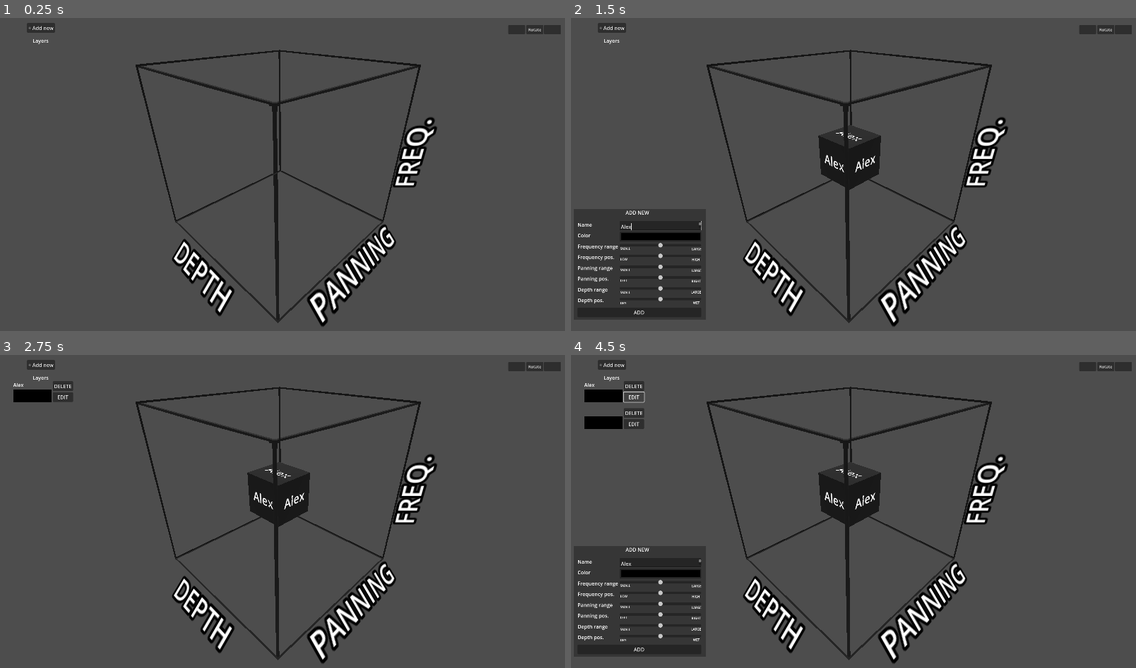
Above: before the commit, frames 1-4 (two rows, left to right).
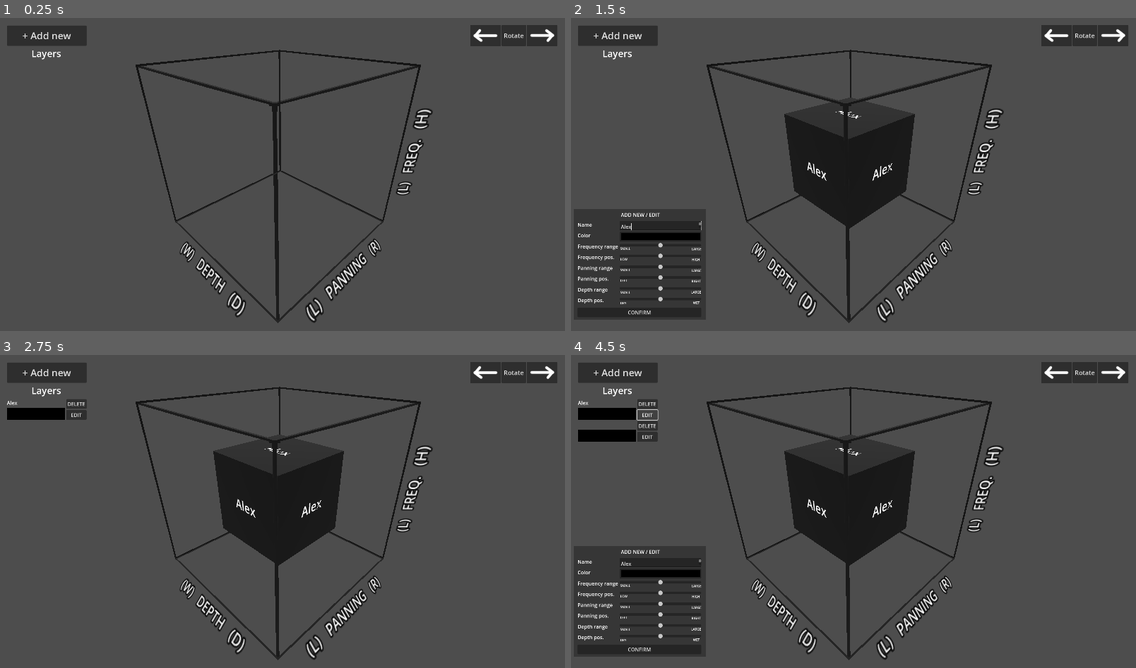
Above: after the commit, the same moments.

Repository: Maxi0272/DDU-eksamen
Game: Godot game, scene res://main.tscn
The game is run twice, just before and just after one commit, with the same random seed, the same clock (stepped at 60 frames per second) and the same inputs.
Inputs (mouse positions are in pixels of both pictures, inside the frame that each line leads up to):
- Up to frame 1 (0.25 s): no input
- Up to frame 2 (1.5 s): click "+ Add new" at 0.5 s; click (661, 224) at 1.27 s; type "Alex" at 1.35 s
- Up to frame 3 (2.75 s): click "ADD" (after the commit: "CONFIRM") at 2 s
- Up to frame 4 (4.5 s): click "+ Add new" at 2.75 s; click "ADD" (after the commit: "CONFIRM") at 3.5 s; click "EDIT" at 4.25 s

The runs differ from the first frame. In frame 1, 5.0% of the frame differs, in the area x 1-100%, y 1-99%; in frame 2, 10%; in frame 3, 11%; in frame 4, 12%.

Commit message:
UI ændringer, text size, layers kan fylde hele skærmen

Diff:
--- a/Program/main.tscn
+++ b/Program/main.tscn
@@ -1,10 +1,11 @@
-[gd_scene load_steps=7 format=3 uid="uid://ce6m8secxwxlj"]
+[gd_scene load_steps=8 format=3 uid="uid://ce6m8secxwxlj"]
 
 [ext_resource type="Shader" path="res://main.gdshader" id="1_j7sod"]
 [ext_resource type="Script" path="res://main.gd" id="1_uis4v"]
 [ext_resource type="Script" path="res://Box_list_container.gd" id="3_6u030"]
 [ext_resource type="Script" path="res://Camera_point.gd" id="4_6qh1k"]
 [ext_resource type="PackedScene" uid="uid://cq6ckwwmv3k7g" path="res://new_box.tscn" id="5_i3mma"]
+[ext_resource type="Texture2D" uid="uid://cfeie2h0sp4b1" path="res://Untitled-1.png" id="5_nke22"]
 
 [sub_resource type="ShaderMaterial" id="ShaderMaterial_c4s5m"]
 render_priority = 1
@@ -39,85 +40,104 @@
 size = Vector3(100, 100, 100)
 
 [node name="Panning" type="Label3D" parent="Outerbox"]
-transform = Transform3D(-4.37114e-08, -0.707107, 0.707107, 0, 0.707107, 0.707107, -1, 3.09086e-08, -3.09086e-08, 60, -45, 0)
+transform = Transform3D(-4.37114e-08, -0.707107, 0.707107, 0, 0.707107, 0.707107, -1, 3.09086e-08, -3.09086e-08, 55, -55, 0)
 pixel_size = 0.5
 double_sided = false
-text = "PANNING"
+text = "(L)   PANNING   (R)"
+font_size = 16
+outline_size = 6
 
 [node name="Panning2" type="Label3D" parent="Outerbox"]
-transform = Transform3D(-4.37114e-08, 0.707107, -0.707107, 0, 0.707107, 0.707107, 1, 3.09086e-08, -3.09086e-08, -60, -45, 0)
+transform = Transform3D(-4.37114e-08, 0.707107, -0.707107, 0, 0.707107, 0.707107, 1, 3.09086e-08, -3.09086e-08, -55, -55, 2.08165e-12)
 pixel_size = 0.5
 double_sided = false
-text = "PANNING"
+text = "(R)   PANNING   (L)"
+font_size = 16
+outline_size = 6
 
 [node name="Depth" type="Label3D" parent="Outerbox"]
-transform = Transform3D(1, 0, 0, 0, 0.707107, 0.707107, 0, -0.707107, 0.707107, 0, -50, 60)
+transform = Transform3D(1, 0, 0, 0, 0.707107, 0.707107, 0, -0.707107, 0.707107, 2.08165e-12, -55, 55)
 pixel_size = 0.5
 double_sided = false
-text = "DEPTH"
+text = "(W)   DEPTH   (D)"
+font_size = 16
+outline_size = 6
 
 [node name="Depth2" type="Label3D" parent="Outerbox"]
-transform = Transform3D(-1, 6.18172e-08, -6.18172e-08, 0, 0.707107, 0.707107, 8.74228e-08, 0.707107, -0.707107, 0, -50, -60)
+transform = Transform3D(-1, 6.18172e-08, -6.18172e-08, 0, 0.707107, 0.707107, 8.74228e-08, 0.707107, -0.707107, 2.08165e-12, -55, -55)
 pixel_size = 0.5
 double_sided = false
-text = "DEPTH"
+text = "(D)   DEPTH   (W)"
+font_size = 16
+outline_size = 6
 
 [node name="freq" type="Label3D" parent="Outerbox"]
 transform = Transform3D(-3.09086e-08, -0.707107, 0.707107, 1, -4.37114e-08, 0, 3.09086e-08, 0.707107, 0.707107, 55, 0, -55)
 pixel_size = 0.5
 double_sided = false
-text = "FREQ."
+text = "(L)   FREQ.   (H)"
+font_size = 16
+outline_size = 6
 
 [node name="freq1" type="Label3D" parent="Outerbox"]
 transform = Transform3D(9.27259e-08, -0.707107, -0.707107, 1, 4.37114e-08, 8.74228e-08, -3.09086e-08, -0.707107, 0.707107, 55, 0, 55)
 pixel_size = 0.5
 double_sided = false
-text = "FREQ."
+text = "(L)   FREQ.   (H)"
+font_size = 16
+outline_size = 6
 
 [node name="freq2" type="Label3D" parent="Outerbox"]
 transform = Transform3D(3.09086e-08, 0.707107, -0.707107, 1, -4.37114e-08, 0, -3.09086e-08, -0.707107, -0.707107, -55, 0, 55)
 pixel_size = 0.5
 double_sided = false
-text = "FREQ."
+text = "(L)   FREQ.   (H)"
+font_size = 16
+outline_size = 6
 
 [node name="freq3" type="Label3D" parent="Outerbox"]
 transform = Transform3D(3.09086e-08, 0.707107, 0.707107, 1, -4.37114e-08, 0, 3.09086e-08, 0.707107, -0.707107, -55, 0, -55)
 pixel_size = 0.5
 double_sided = false
-text = "FREQ."
+text = "(L)   FREQ.   (H)"
+font_size = 16
+outline_size = 6
 
 [node name="Canvas_layer" type="CanvasLayer" parent="."]
 
 [node name="HUD" type="Control" parent="Canvas_layer"]
 layout_mode = 3
-anchors_preset = 0
-offset_right = 1154.0
-offset_bottom = 428.0
+anchor_right = 0.037
+anchor_bottom = 0.08
+offset_right = 1087.4
+offset_bottom = 348.0
 
 [node name="Box_list_container" type="VBoxContainer" parent="Canvas_layer/HUD"]
 layout_mode = 0
-offset_left = 42.0
-offset_top = 84.0
-offset_right = 233.0
-offset_bottom = 253.0
+offset_left = 22.0
+offset_top = 141.0
+offset_right = 276.0
+offset_bottom = 164.0
 script = ExtResource("3_6u030")
 
 [node name="Layers_text" type="RichTextLabel" parent="Canvas_layer/HUD"]
 layout_mode = 2
-offset_left = 100.0
-offset_top = 61.0
-offset_right = 176.0
-offset_bottom = 83.0
+offset_left = 92.0
+offset_top = 92.0
+offset_right = 194.0
+offset_bottom = 138.0
 size_flags_vertical = 3
+theme_override_font_sizes/normal_font_size = 30
 text = " Layers"
 scroll_active = false
 
 [node name="add_new" type="Button" parent="Canvas_layer/HUD"]
 layout_mode = 0
-offset_left = 86.0
-offset_top = 16.0
-offset_right = 175.0
-offset_bottom = 47.0
+offset_left = 22.0
+offset_top = 24.0
+offset_right = 276.0
+offset_bottom = 89.0
+theme_override_font_sizes/font_size = 31
 text = "+ Add new"
 
 [node name="New_box" parent="Canvas_layer/HUD" instance=ExtResource("5_i3mma")]
@@ -130,25 +150,28 @@
 
 [node name="Right" type="Button" parent="Canvas_layer/HUD"]
 layout_mode = 0
-offset_left = 1733.0
+offset_left = 1678.0
 offset_top = 22.0
-offset_right = 1787.0
-offset_bottom = 52.0
+offset_right = 1776.0
+offset_bottom = 90.0
+icon = ExtResource("5_nke22")
 
 [node name="Left" type="Button" parent="Canvas_layer/HUD"]
 layout_mode = 0
-offset_left = 1619.0
-offset_top = 22.0
-offset_right = 1673.0
-offset_bottom = 52.0
+offset_left = 1596.0
+offset_top = 90.0
+offset_right = 1694.0
+offset_bottom = 158.0
+rotation = 3.14159
+icon = ExtResource("5_nke22")
 
 [node name="Middle" type="Button" parent="Canvas_layer/HUD"]
 layout_mode = 0
-offset_left = 1677.0
+offset_left = 1598.0
 offset_top = 22.0
-offset_right = 1731.0
-offset_bottom = 52.0
-theme_override_font_sizes/font_size = 13
+offset_right = 1676.0
+offset_bottom = 90.0
+theme_override_font_sizes/font_size = 20
 toggle_mode = true
 text = "Rotate"
 
--- a/Program/new_box.tscn
+++ b/Program/new_box.tscn
@@ -33,11 +33,11 @@
 
 [node name="add_new_text" type="RichTextLabel" parent="."]
 layout_mode = 0
-offset_left = 164.0
-offset_top = -1.0
-offset_right = 246.0
-offset_bottom = 39.0
-text = "ADD NEW"
+offset_left = 149.0
+offset_top = 6.0
+offset_right = 284.0
+offset_bottom = 46.0
+text = "ADD NEW / EDIT"
 scroll_active = false
 
 [node name="VBoxContainer" type="VBoxContainer" parent="."]
@@ -306,7 +306,7 @@
 [node name="Add_but" type="Button" parent="VBoxContainer"]
 layout_mode = 2
 size_flags_vertical = 3
-text = "ADD"
+text = "CONFIRM"
 
 [connection signal="text_changed" from="VBoxContainer/Name_field/Name_edit" to="." method="_on_name_edit_text_changed"]
 [connection signal="color_changed" from="VBoxContainer/Color_field/Color_button" to="." method="_on_color_button_color_changed"]
--- a/Program/standard_box.gd
+++ b/Program/standard_box.gd
@@ -51,13 +51,13 @@
 	if Manager.test[id]["hidden"] == true:
 		queue_free()
 	else:
-		inner_box.size.y = Manager.test[id]["freq_low"] / 2
+		inner_box.size.y = Manager.test[id]["freq_low"]
 		inner_box.position.y = Manager.test[id]["freq_high"]
 
-		inner_box.size.x = Manager.test[id]["depth_low"] / 2
+		inner_box.size.x = Manager.test[id]["depth_low"]
 		inner_box.position.x = Manager.test[id]["depth_high"]
 
-		inner_box.size.z = Manager.test[id]["pan_size"] / 2
+		inner_box.size.z = Manager.test[id]["pan_size"]
 		inner_box.position.z = 100 - Manager.test[id]["pan_pos"]
 
 		clamping()
Binary file added: Program/ARROWL.png
Not shown, added: Program/ARROWL.png.import
Binary file added: Program/ARROWR.png
Not shown, added: Program/ARROWR.png.import
Binary file added: Program/Untitled-1.png
Not shown, added: Program/Untitled-1.png.import
Not shown, added: Program/awda.psd
